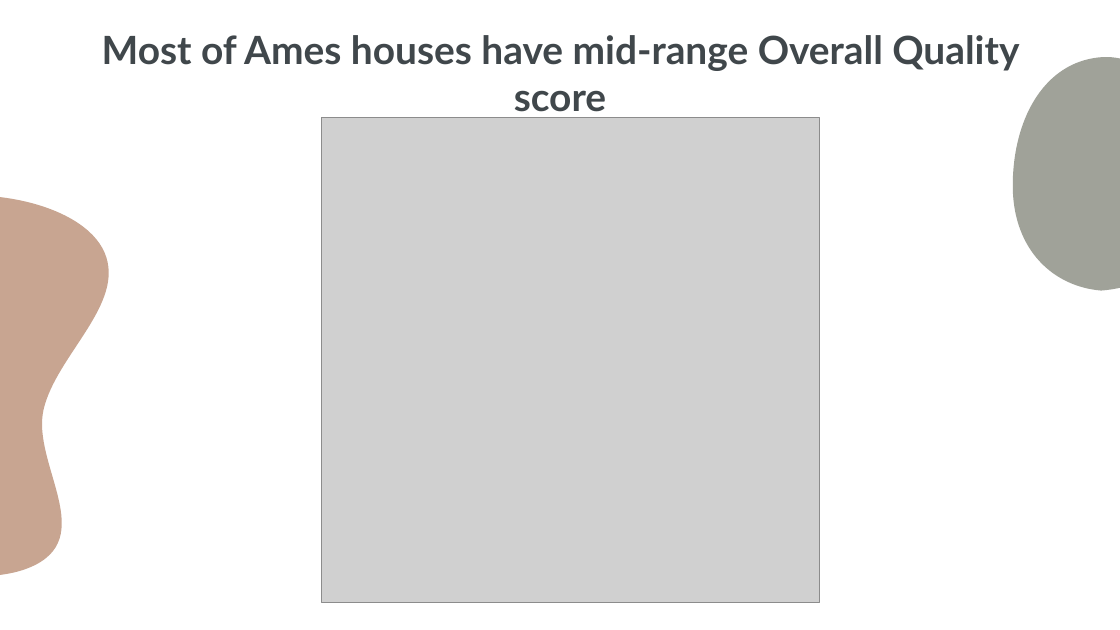
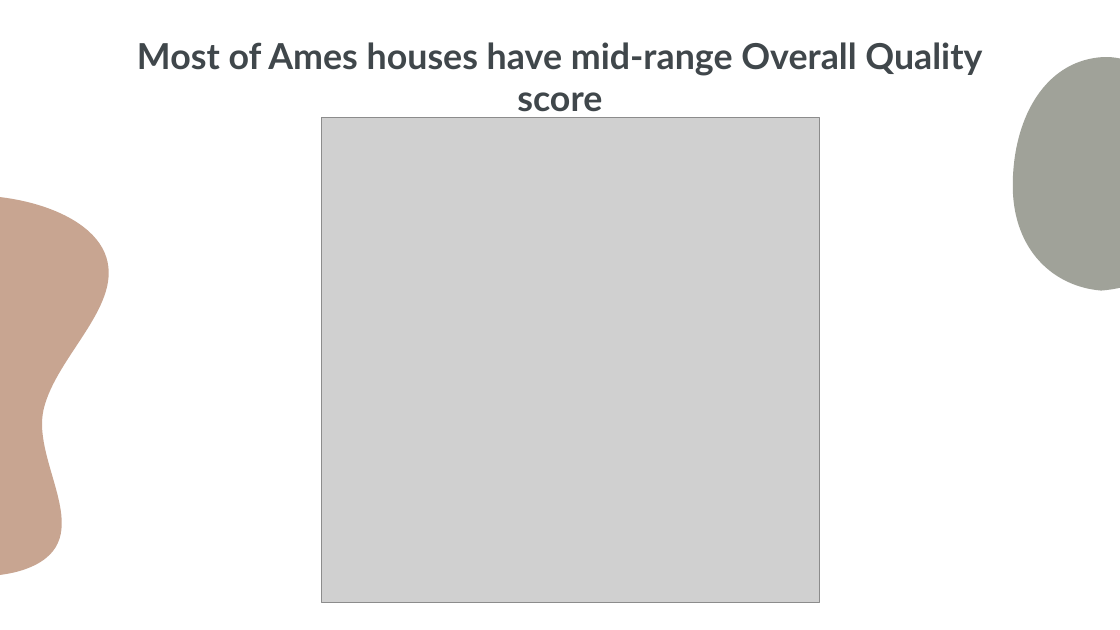
Before and after one commit to JunweiYe91/GA-Projects, a slide deck: slide 11 of GA Project 2/Presentation Slides.pptx (slide 9 before the commit). Drawn at 1120x630 pixels with LibreOffice and Linux fonts; fonts in the diff are those of the drawing; grey boxes stand for pictures. Boxes give left, top, right and bottom in pixels: in the first picture for what was removed or moved away, otherwise in the second. Text is boxed around its words. In the diff, an @@ line names an element or a change of style, - is before the commit and + after.

```diff
--- a/GA Project 2/Presentation Slides.pptx
+++ b/GA Project 2/Presentation Slides.pptx
@@ title "Most of Ames houses have ..." at box(137, 42, 982, 119): size 25 to 23 pt @@
```
Also in this commit, not shown: 2 other slides changed, 3 slides added, 1 slide removed, 19 other files.
